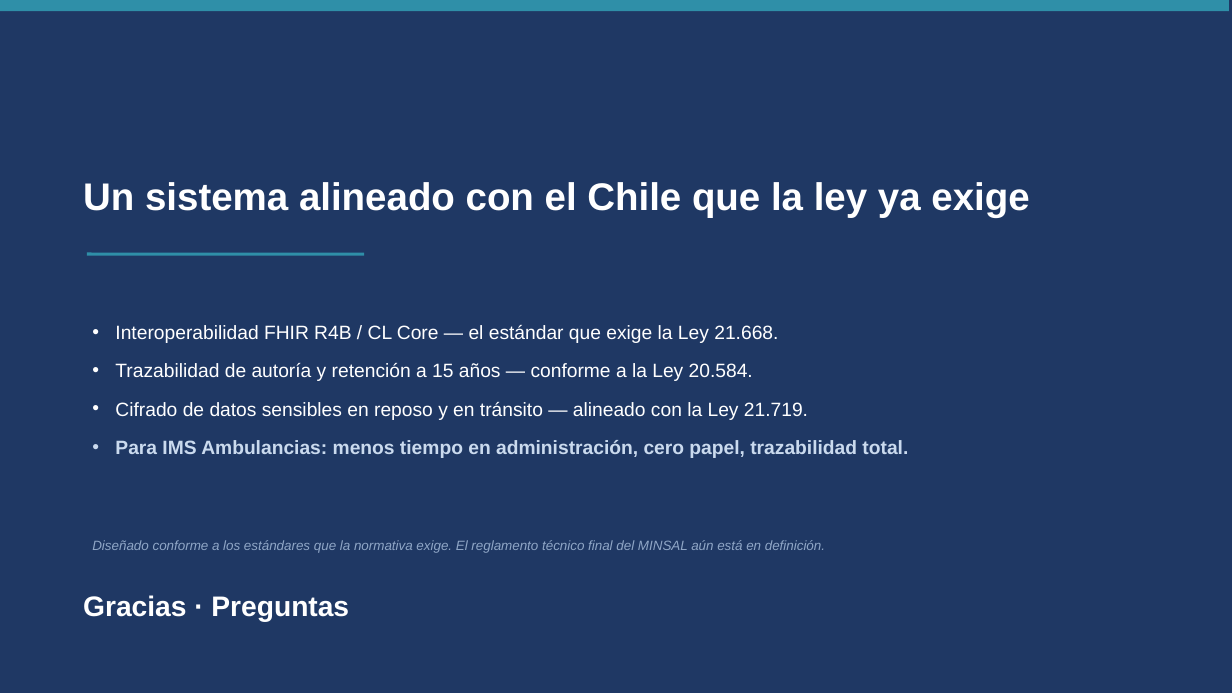
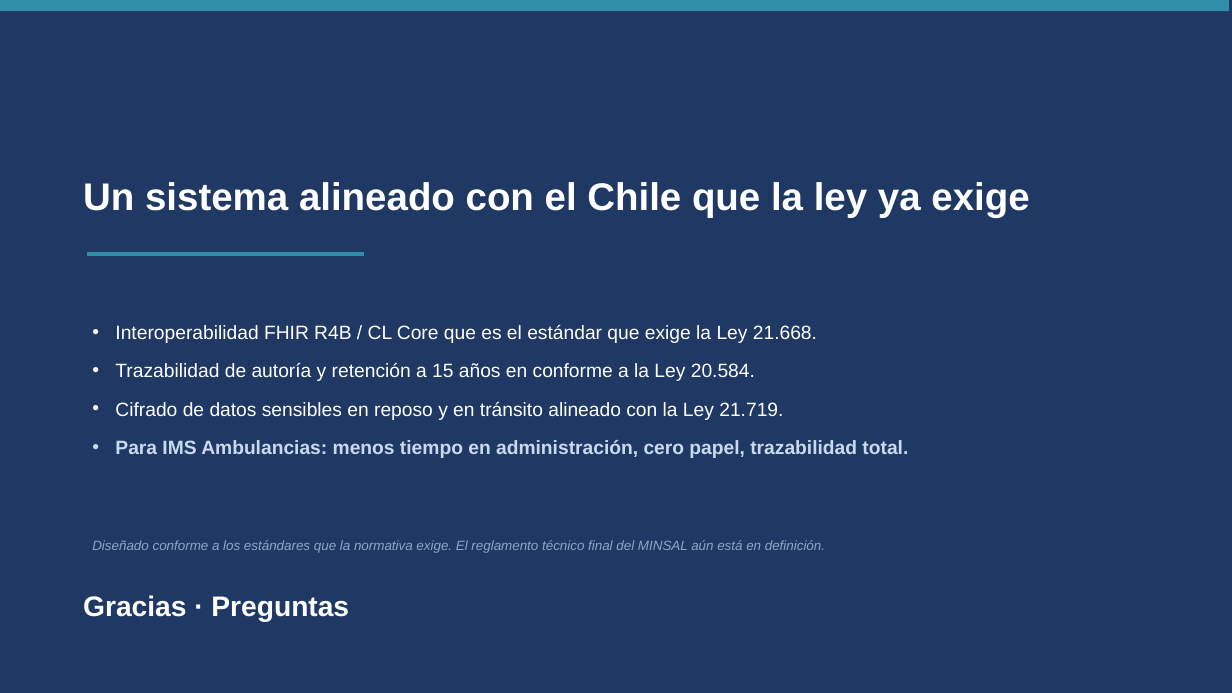
Before and after one commit to pascal-coloma/Grupo03_TPY1101_001D, a slide deck: slide 11 of documentacion/IMSGA-Presentacion.pptx. Drawn at 1232x693 pixels with LibreOffice and Linux fonts; fonts in the diff are those of the drawing. Boxes give left, top, right and bottom in pixels: in the first picture for what was removed or moved away, otherwise in the second. Text is boxed around its words. In the diff, an @@ line names an element or a change of style, - is before the commit and + after.

```diff
--- a/documentacion/IMSGA-Presentacion.pptx
+++ b/documentacion/IMSGA-Presentacion.pptx
@@ text at <box>115,325,817,420</box>: text changed @@
-• Interoperabilidad FHIR R4B / CL Core — el estándar que exige la Ley 21.668.
-• Trazabilidad de autoría y retención a 15 años — conforme a la Ley 20.584.
-• Cifrado de datos sensibles en reposo y en tránsito — alineado con la Ley 21.719.
+• Interoperabilidad FHIR R4B / CL Core que es el estándar que exige la Ley 21.668.
+• Trazabilidad de autoría y retención a 15 años en conforme a la Ley 20.584.
+• Cifrado de datos sensibles en reposo y en tránsito alineado con la Ley 21.719.
```
Also in this commit, not shown: 5 other slides changed, 4 slides added, 4 slides removed, 4 other files.
